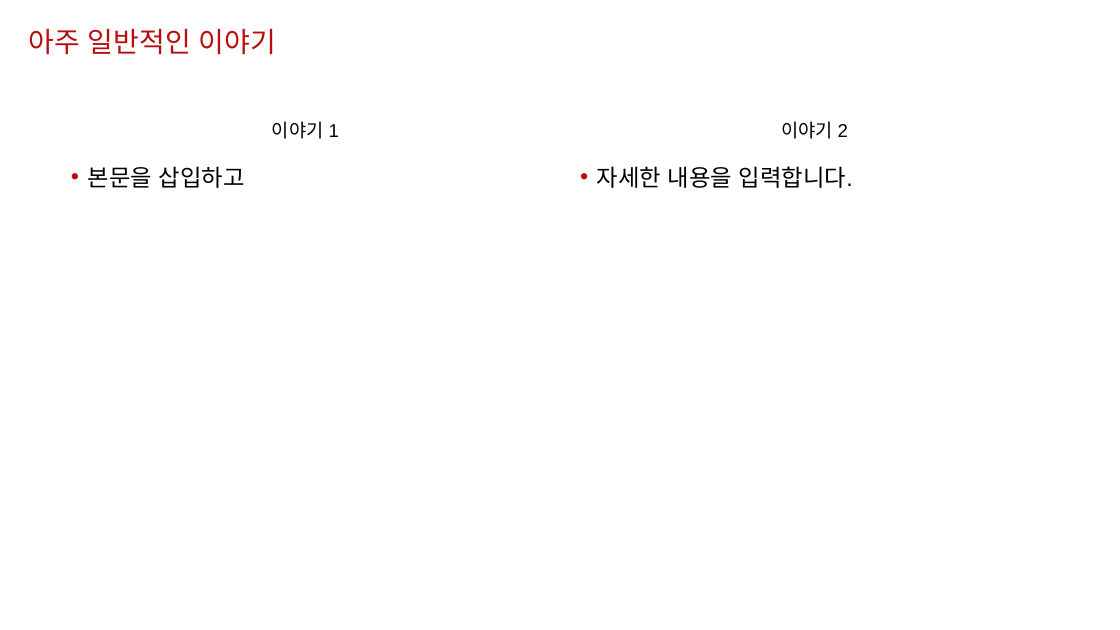
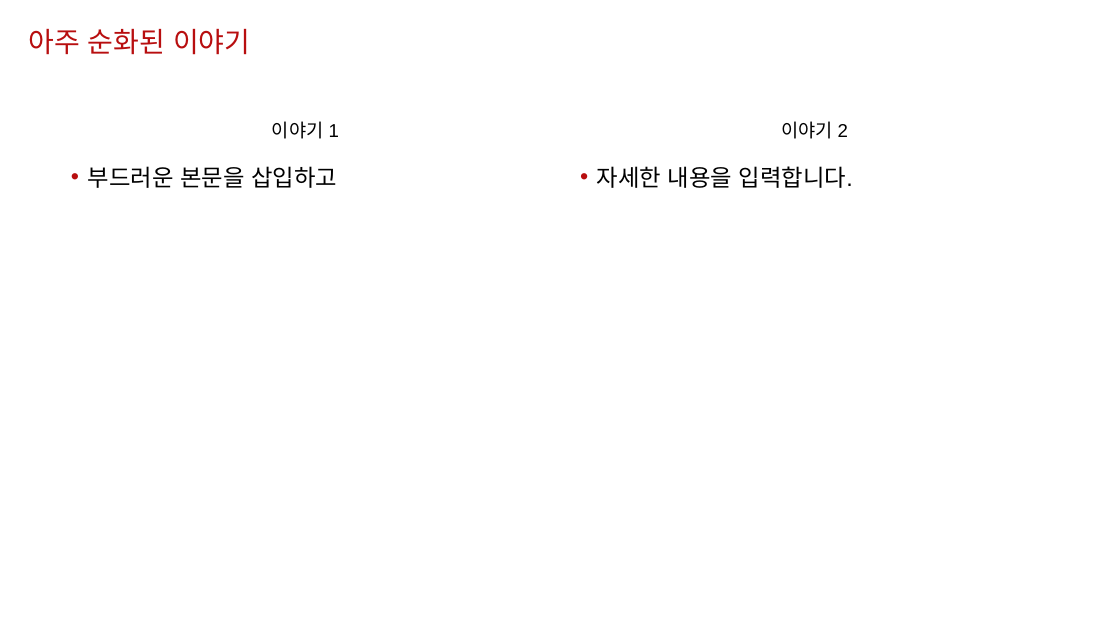
Before and after one commit to Tricks-Office/Github_study, a slide deck: slide 3 of 225_2_Git_PPT.pptx. Drawn at 1120x630 pixels with LibreOffice and Linux fonts; fonts in the diff are those of the drawing. Boxes give left, top, right and bottom in pixels: in the first picture for what was removed or moved away, otherwise in the second. Text is boxed around its words. In the diff, an @@ line names an element or a change of style, - is before the commit and + after.

Commit message:
PPT 순한맛

```diff
--- a/225_2_Git_PPT.pptx
+++ b/225_2_Git_PPT.pptx
@@ title at (29,28,250,55): text changed @@
-아주 일반적인 이야기
+아주 순화된 이야기
@@ text at (88,166,337,188): text changed @@
-• 본문을 삽입하고
+• 부드러운 본문을 삽입하고
```
